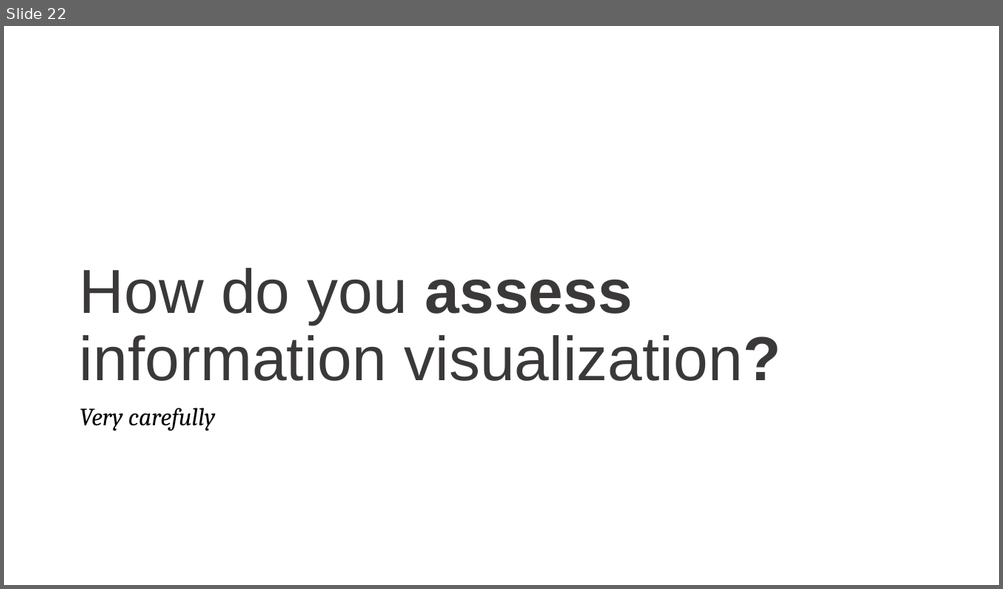
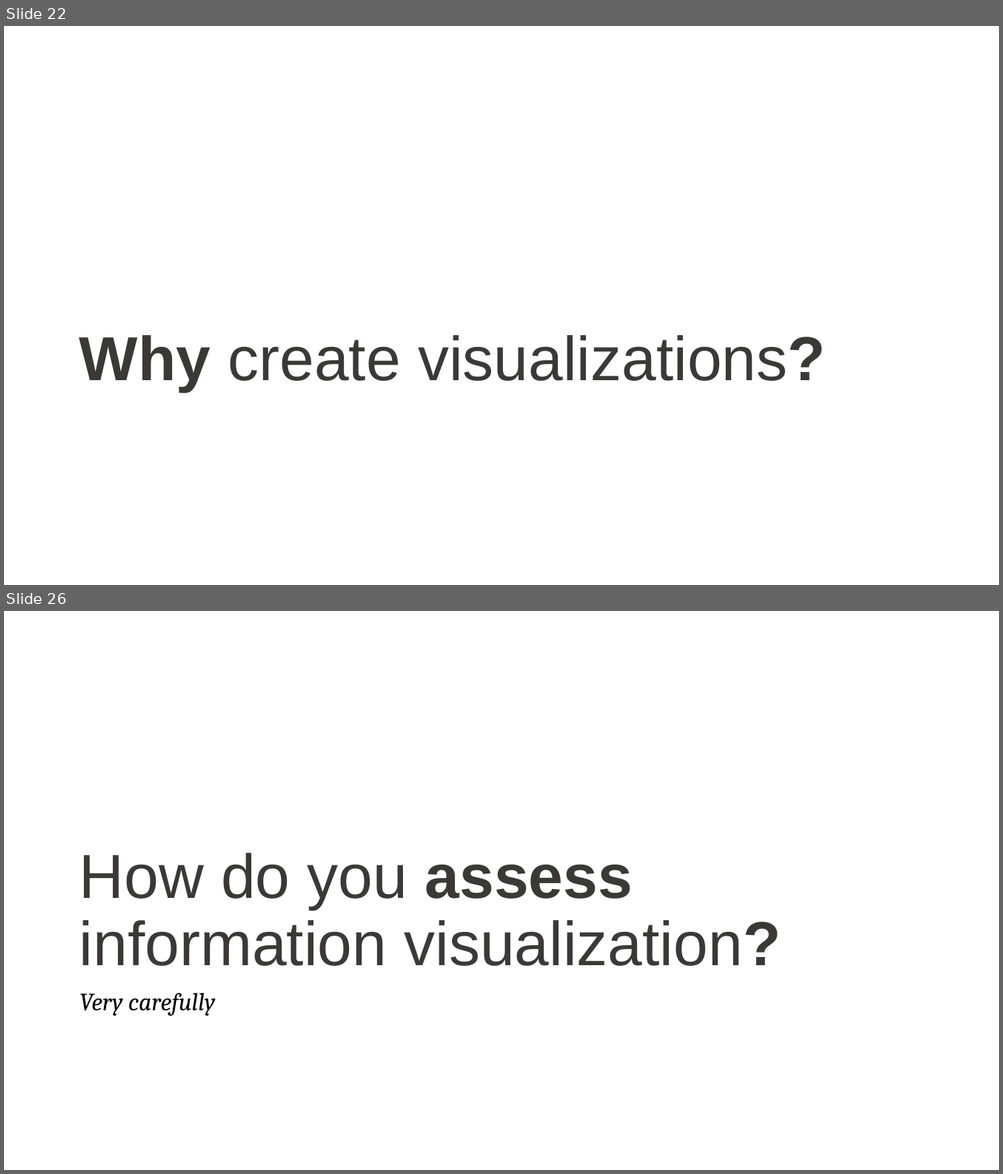
Before and after one commit to cathrynploehn-NIST/Visualizationintroduction, a slide deck: Information Visualization.pptx. Shown one above the other, each under a label of ours: slide 22 before the commit, slides 22 and 26 after it; the slides between them are not shown. The pictures are 1003x589 and 1003x1174 pixels, drawn with LibreOffice and Linux fonts; fonts in the diff are those of the drawing. Boxes give left, top, right and bottom in pixels: in the first picture for what was removed or moved away, otherwise in the second. Text is boxed around its words. In the diff, an @@ line names an element or a change of style, - is before the commit and + after.

```diff
--- a/Information Visualization.pptx
+++ b/Information Visualization.pptx
@@ slide 22 added at <box>4,26,999,585</box>, background #FFFFFF @@
@@ title added at <box>79,335,825,392</box>, 60 pt, text #3B3838 @@
+Why create visualizations?
@@ what was slide 22 is now slide 26 @@
```
Also in this commit, not shown: 9 other slides added.
